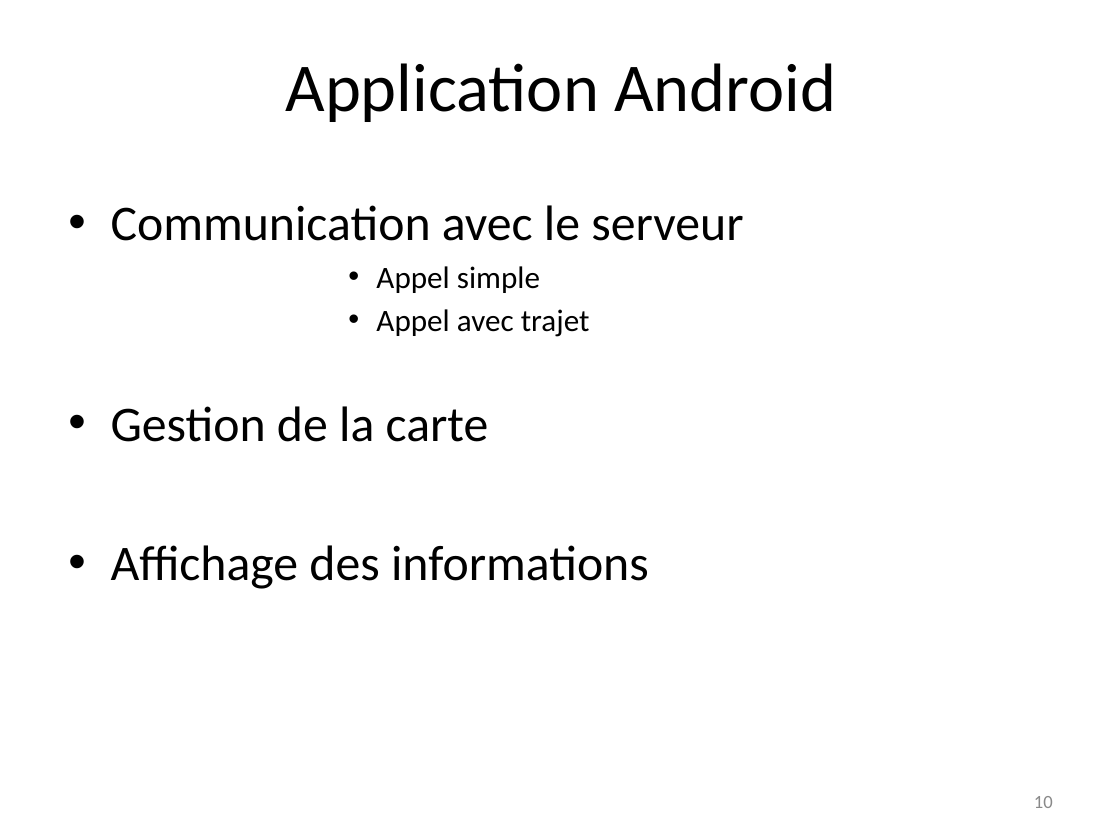
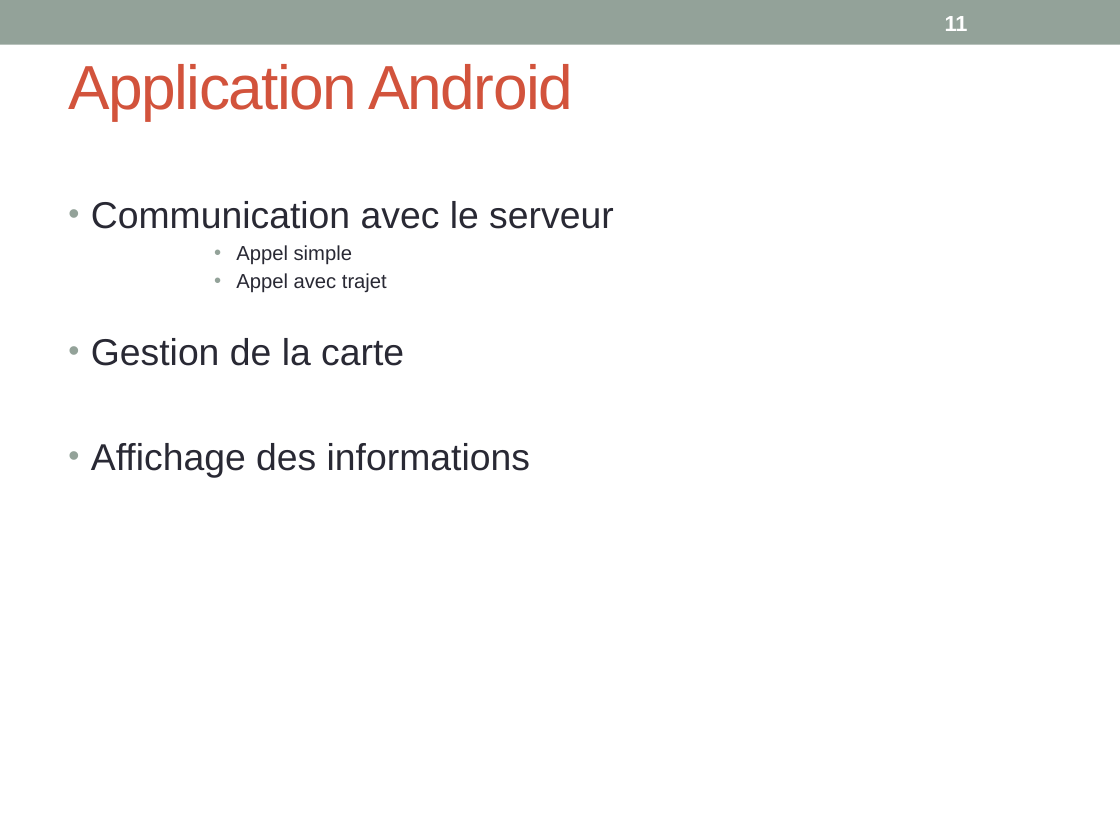
Before and after one commit to gestinronan/Projet-BMA, a slide deck: slide 11 of Documents/presentation BMA.pptx (slide 10 before the commit). Drawn at 1120x840 pixels with LibreOffice and Linux fonts; fonts in the diff are those of the drawing; background and template pictures are left out. Boxes give left, top, right and bottom in pixels: in the first picture for what was removed or moved away, otherwise in the second. Text is boxed around its words. In the diff, an @@ line names an element or a change of style, - is before the commit and + after.

```diff
--- a/Documents/presentation BMA.pptx
+++ b/Documents/presentation BMA.pptx
@@ rectangle added at <box>0,0,1120,45</box>, fill #93A299 @@
@@ title "Application Android" at <box>69,64,573,120</box>: size 44 to 40 pt, font Calibri to Arial, text colour #000000 to #D2533C, letter spacing 0 to -1 pt; alignment centre to left @@
@@ page number added at <box>945,16,968,31</box>, 14 pt, text #FFFFFF, bold @@
+11
@@ text "Communication avec le serveur" at <box>91,201,614,477</box>: size 32 to 24 pt in "Communication avec le serveur", "Gestion de la carte", "Affichage des informations"; font Calibri to Arial, text colour #000000 to #292934; size 20 to 13 pt in "Appel simple", "Appel avec trajet"; indent changed; less space between paragraphs @@
@@ page number removed at <box>1034,796,1053,808</box> @@
-10
```
Also in this commit, not shown: 15 other slides changed, 1 slide added.
